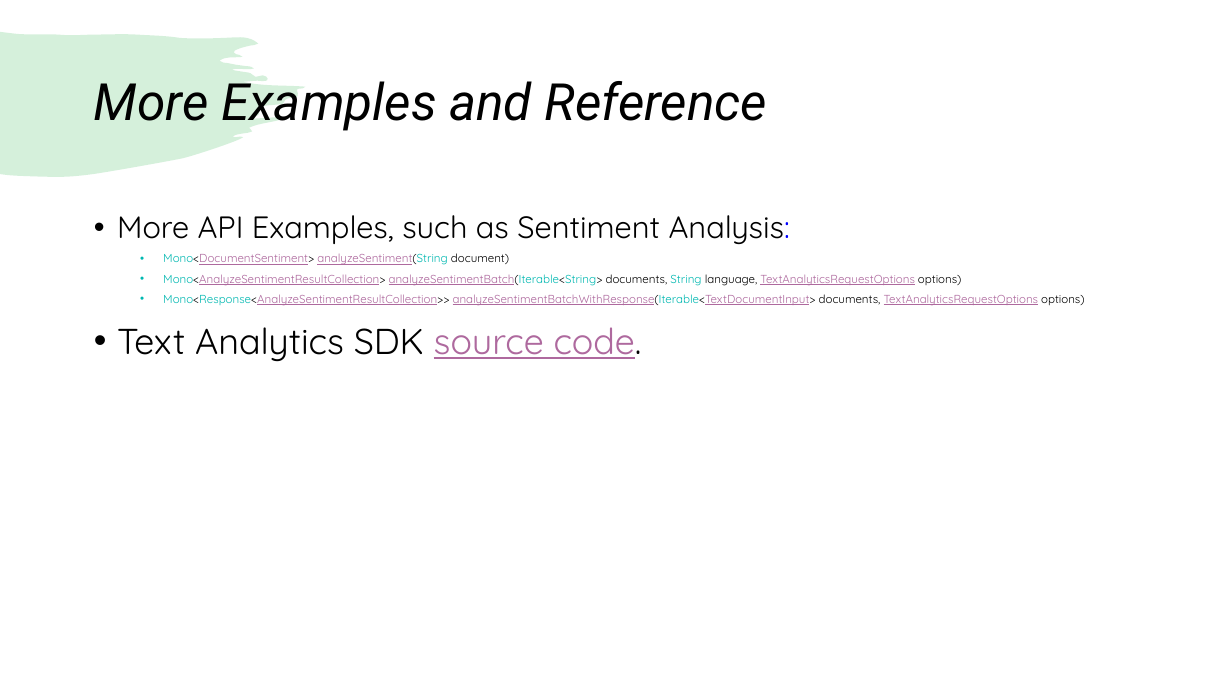
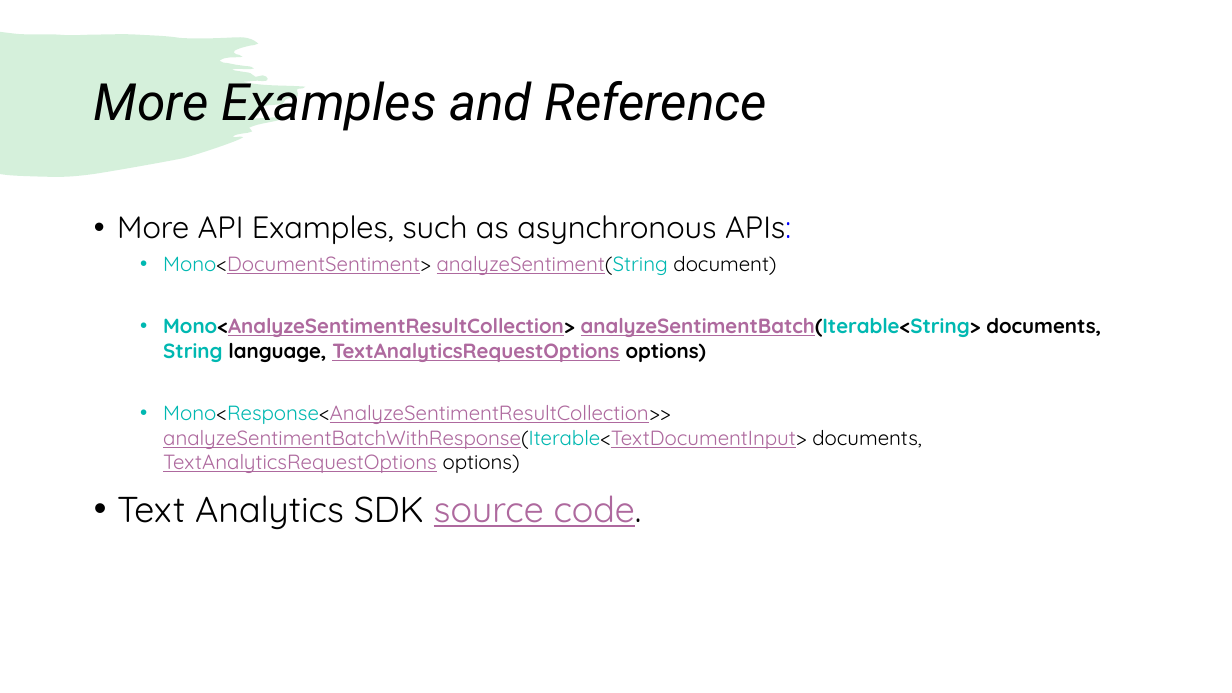
Before and after one commit to mssfang/TextAnalyticsDemo, a slide deck: slide 10 of Text Analytics SDK.pptm (slide 9 before the commit). Drawn at 1232x693 pixels with LibreOffice and Linux fonts; fonts in the diff are those of the drawing. Boxes give left, top, right and bottom in pixels: in the first picture for what was removed or moved away, otherwise in the second. Text is boxed around its words. In the diff, an @@ line names an element or a change of style, - is before the commit and + after.

```diff
--- a/Text Analytics SDK.pptm
+++ b/Text Analytics SDK.pptm
@@ text at (117, 215, 791, 244): text changed @@
-• More API Examples, such as Sentiment Analysis:
+• More API Examples, such as asynchronous APIs:
@@ text at (163, 256, 1101, 473): size 9 to 16 pt in "Mono<DocumentSentiment> analyzeSentiment(String document)", "Mono<AnalyzeSentimentResultCollection> analyzeSentimentBatch ...", "Mono<Response<AnalyzeSentimentResultCollection>> analyzeSent ..."; bold on in "Mono<AnalyzeSentimentResultCollection> analyzeSentimentBatch ..." @@
```
Also in this commit, not shown: 6 other slides changed, 1 slide added, 1 other file.
